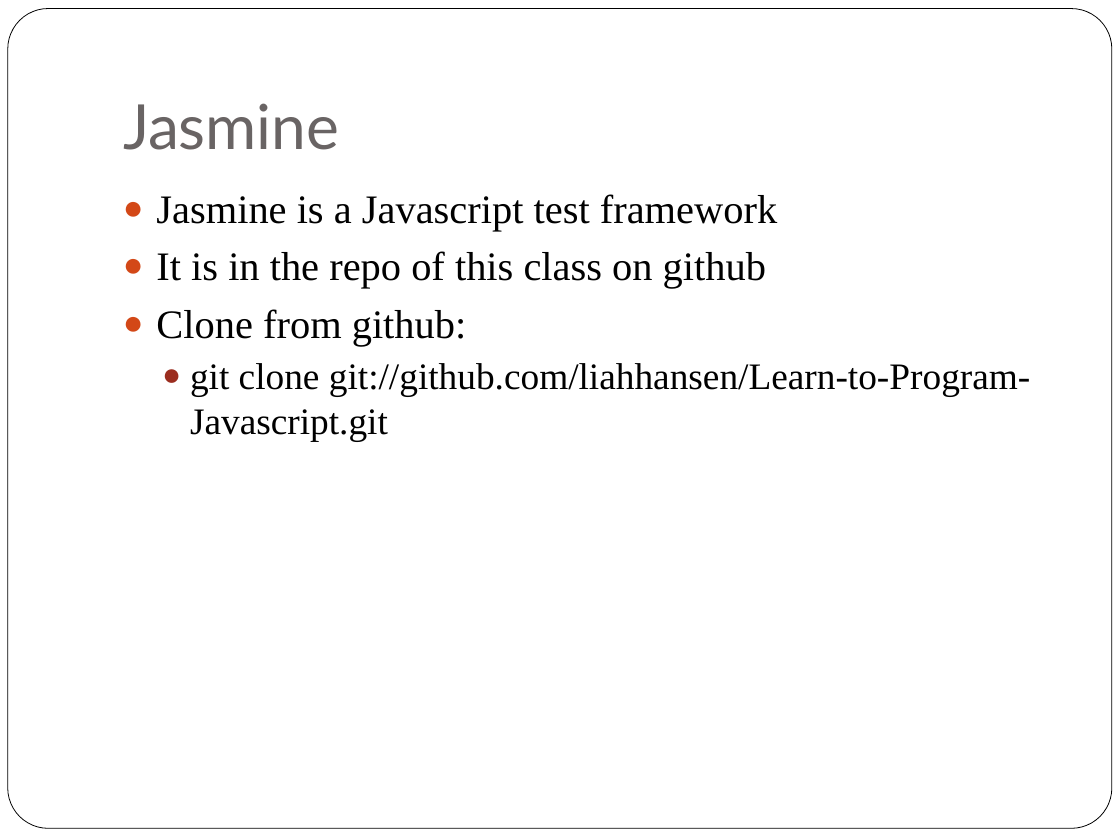
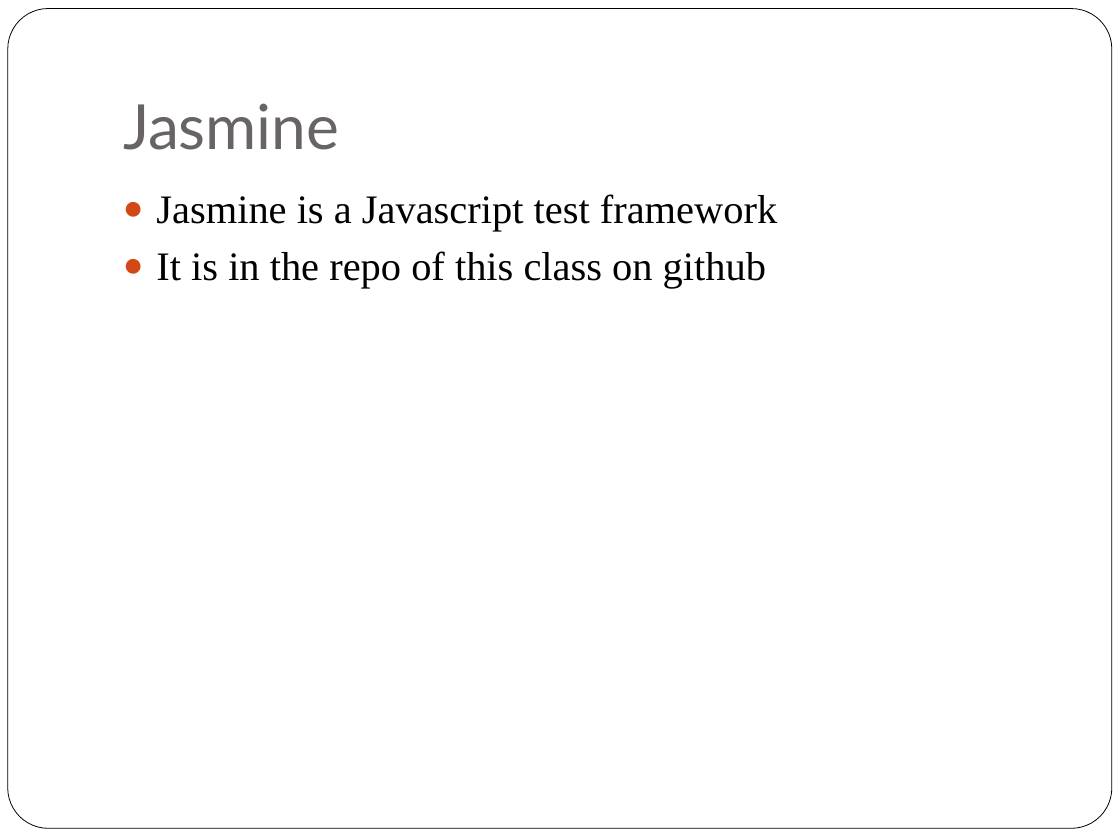
Before and after one commit to liahhansen/Learn-to-Program-Javascript, a slide deck: slide 26 of materials/SLIDES/class_one.ppt (slide 24 before the commit). Drawn at 1120x840 pixels with LibreOffice and Linux fonts; fonts in the diff are those of the drawing. Boxes give left, top, right and bottom in pixels: in the first picture for what was removed or moved away, otherwise in the second. Text is boxed around its words. In the diff, an @@ line names an element or a change of style, - is before the commit and + after.

```diff
--- a/materials/SLIDES/class_one.ppt
+++ b/materials/SLIDES/class_one.ppt
@@ text at [156,309,1031,441]: paragraphs removed @@
-● Clone from github:
-  ● git clone git://github.com/liahhansen/Learn-to-Program-Javascript.git
```
Also in this commit, not shown: 3 other slides changed, 4 slides added, 1 slide removed, 6 other files.
